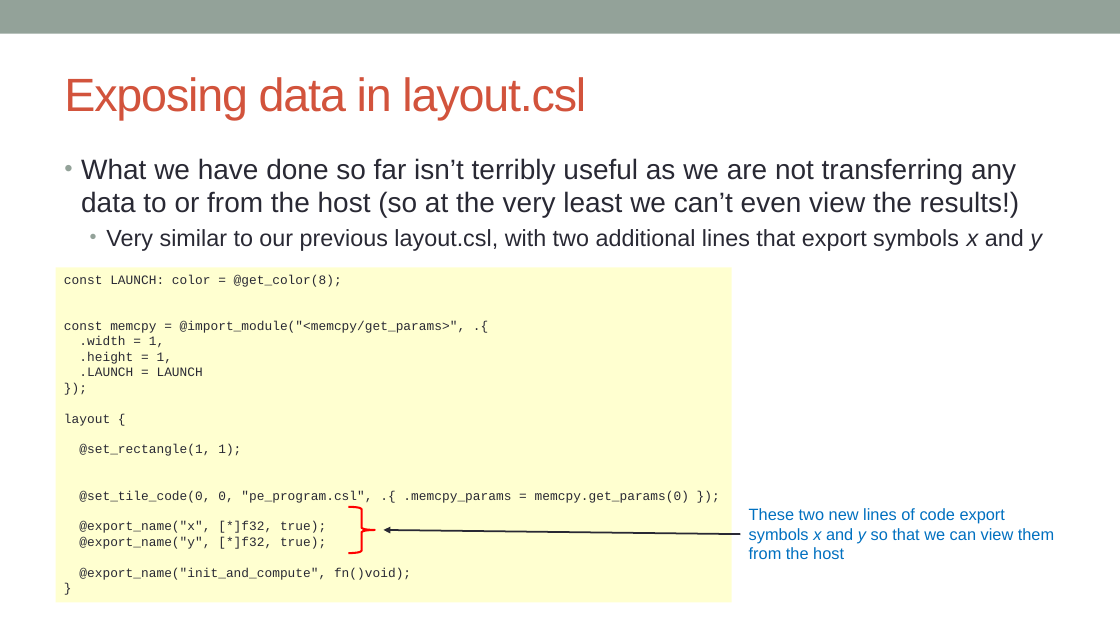
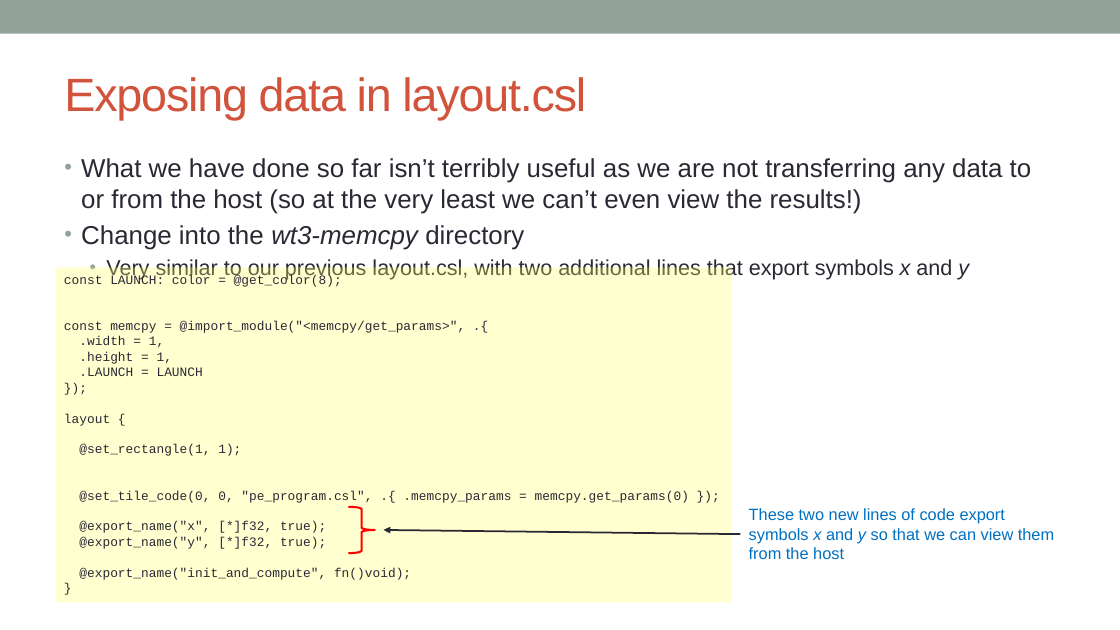
Before and after one commit to EPCCed/cs2-sdk-training, a slide deck: slide 20 of lectures/powerpoints/SDK-walkthrough-part-one.pptx. Drawn at 1120x630 pixels with LibreOffice and Linux fonts; fonts in the diff are those of the drawing. Boxes give left, top, right and bottom in pixels: in the first picture for what was removed or moved away, otherwise in the second. Text is boxed around its words. In the diff, an @@ line names an element or a change of style, - is before the commit and + after.

```diff
--- a/lectures/powerpoints/SDK-walkthrough-part-one.pptx
+++ b/lectures/powerpoints/SDK-walkthrough-part-one.pptx
@@ text at bbox=[81, 158, 1032, 280]: size 24 to 22.2 pt in "What we have done so far isn’t ..."; size 20 to 18.5 pt in "Very similar to our previous layout.csl, with ..." @@
@@ text at bbox=[81, 225, 524, 250]: paragraph added @@
+• Change into the wt3-memcpy directory
```
Also in this commit, not shown: 5 other slides changed, 1 other file.
